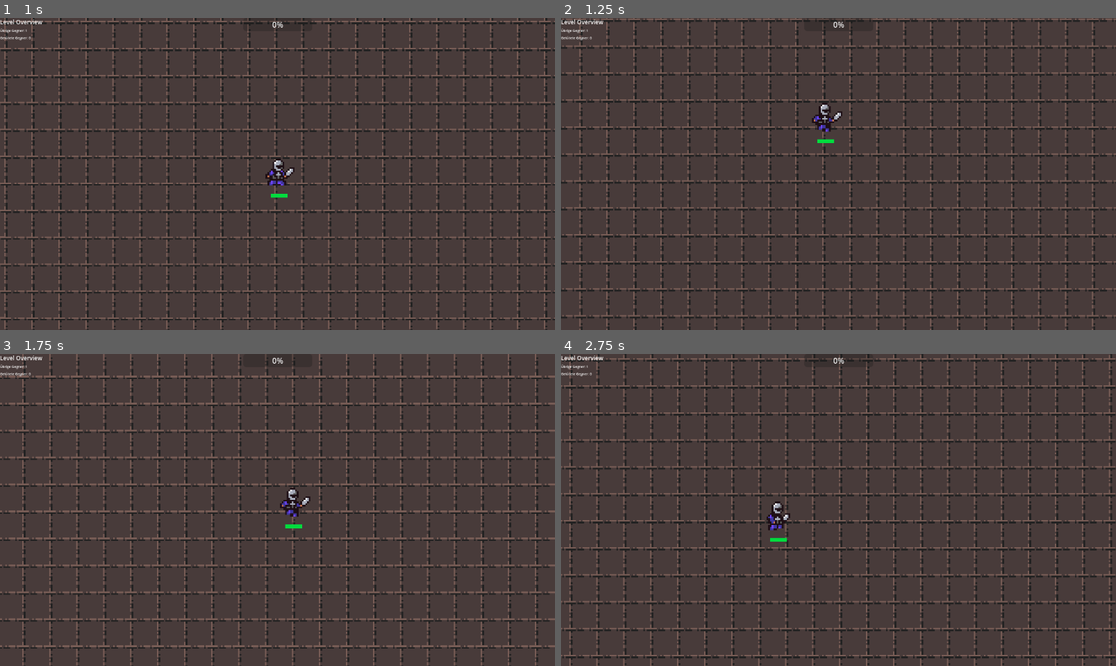
Above: before the commit, frames 1-4 (two rows, left to right).
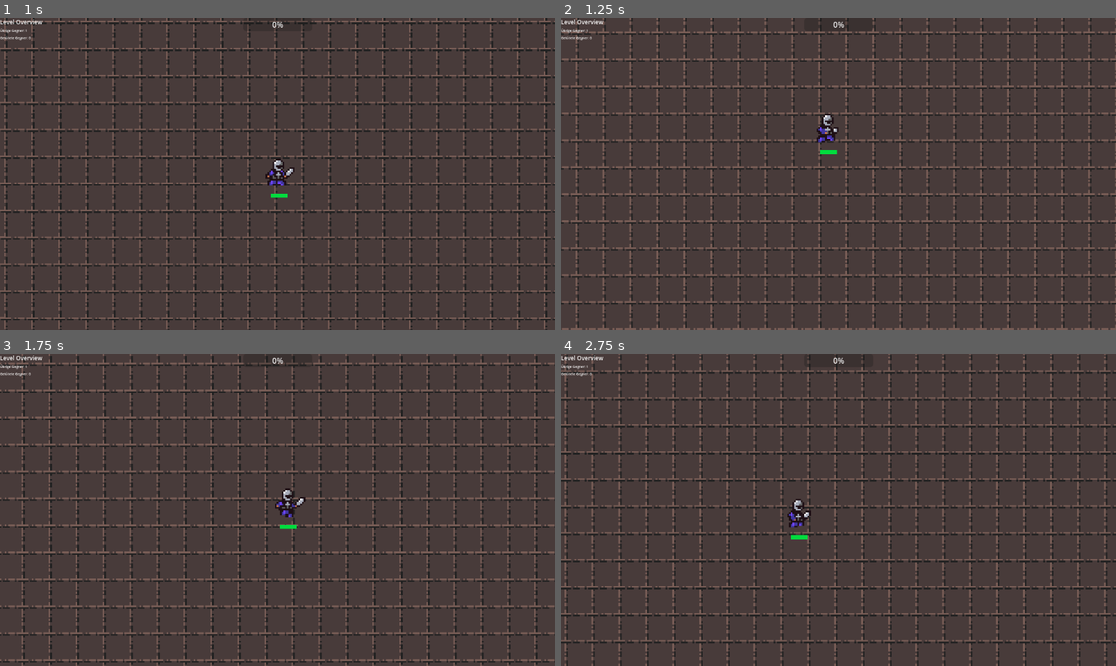
Above: after the commit, the same moments.

Repository: Lukas74m/gae_ca2
Game: Godot game, scene res://scenes/mainMenu/Main_Menu.tscn
Same seed, same stepped clock (60 frames per second), same inputs: the game is played once before the commit and once after it.
Inputs (mouse positions are in pixels of both pictures, inside the frame that each line leads up to):
- Up to frame 1 (1 s): click "Spielen" at 0.5 s
- Up to frame 2 (1.25 s): no input
- Up to frame 3 (1.75 s): move the mouse to (399, 494) at 1.27 s; hold Q (attack) from 1.28 s (still down)
- Up to frame 4 (2.75 s): move the mouse to (727, 525) at 2.02 s; release Q (attack) at 2.03 s; tap Q (attack) at 2.1 s

Frame 1 is identical in both runs. In frame 2, 27% of the frame differs, in the area x 0-100%, y 0-100%; in frame 3, 21%; in frame 4, 29%.

Commit message:
Boss can do longrange attacks
Charging for melee attack is missing

Diff:
--- a/gae-ca2/resources/enemies/boss.tres
+++ b/gae-ca2/resources/enemies/boss.tres
@@ -14,7 +14,7 @@
 projectile_scene_path = ""
 name = "Orc"
 max_health = 300
-movement_speed = 2.0
+movement_speed = 10.0
 attack_range = 50.0
 attack_damage = 25.0
 attack_cooldown = 1.5
--- a/gae-ca2/scenes/enemies/bosses/BossBase.tscn
+++ b/gae-ca2/scenes/enemies/bosses/BossBase.tscn
@@ -14,11 +14,12 @@
 projectile_scene = ExtResource("3_xvspy")
 ranged_attack_range = 200.0
 ranged_attack_damage = 15.0
-ranged_attack_cooldown = 2.0
+ranged_attack_cooldown = 5.0
 projectile_speed = 300.0
 melee_attack_range = 50.0
 melee_attack_damage = 25.0
-melee_attack_cooldown = 1.5
+melee_attack_cooldown = 5.0
+melee_charge_cooldown = 1.0
 
 [node name="Sprite2D" parent="." index="1"]
 scale = Vector2(1, 1.23)
--- a/gae-ca2/scenes/game/Game.tscn
+++ b/gae-ca2/scenes/game/Game.tscn
@@ -400,7 +400,6 @@
 [node name="ProgressManger" parent="." instance=ExtResource("5_lyhax")]
 
 [node name="Shop" parent="." instance=ExtResource("8_wnrko")]
-visible = false
 
 [node name="CanvasLayer" type="CanvasLayer" parent="."]
 layer = 0
--- a/gae-ca2/scenes/projectiles/boss_projectile.gd
+++ b/gae-ca2/scenes/projectiles/boss_projectile.gd
@@ -9,13 +9,14 @@
 @onready var sprite = $Sprite2D
 @onready var collision_shape = $CollisionShape2D
 
-func _ready():
+#func _ready():
+	#pass
 	# Connect collision signals
 	#body_entered.connect(_on_body_entered)
 	#area_entered.connect(_on_area_entered)
 
 	# Start lifetime timer
-	adjust_direction()
+	#adjust_direction()
 	#var timer = Timer.new()
 	#add_child(timer)
 	#timer.wait_time = lifetime
@@ -29,11 +30,28 @@
 	damage = proj_damage
 
 	# Rotate sprite to face movement direction
-	rotation = direction.angle()
+	#rotation = direction.angle()
 
-func _physics_process(delta):
-	# Move projectile
-	global_position += direction * speed * delta
+func ranged_attack(direction: Vector2, target_position: Vector2) -> void:
+	var player_start_pos = Global.player.global_position
+
+	var tween := create_tween()
+	tween.tween_property(self, "global_position", target_position, 0.5).set_trans(Tween.TRANS_LINEAR).set_ease(Tween.EASE_IN_OUT)
+	await tween.finished
+
+	# Nach Ankunft 1 Sekunde warten
+	#await get_tree().create_timer(0.1).timeout
+
+	# Spielerposition überprüfen und ggf. Schaden zufügen
+	if Global.player.global_position.distance_to(player_start_pos) <= 15:
+		Global.player.take_damage(damage)
+
+	queue_free()
+
+
+#func _physics_process(delta):
+	## Move projectile
+	#global_position += direction * speed * delta
 
 func _on_body_entered(body):
 	# Check if it hit the player
--- a/gae-ca2/scripts/components/playerStatsComponent/player_stats_component.gd
+++ b/gae-ca2/scripts/components/playerStatsComponent/player_stats_component.gd
@@ -7,8 +7,8 @@
 	"attack_range": 10,
 	#"attack_cooldown": 2, 				# Cooldown is based on animations
 	"dash_speed": 200,
-	"movement_speed": 300,
-	"max_health": 100,
+	"movement_speed": 200,
+	"max_health": 500,
 	"crit_rate": 0.2,
 	"crit_damage": 1.2
 }
--- a/gae-ca2/scripts/deathscreen/deathscreen.gd
+++ b/gae-ca2/scripts/deathscreen/deathscreen.gd
@@ -7,7 +7,8 @@
 	stats_display_instance.update_display({
 	"Überlebte Zeit ": Global.time_alive,
 	"Getötete Gegner ": Global.kills,
-	"Score ": Global.score
+	#"Überlebte level ": Global.ProgressManager.get_level(),
+	"Score ": Global.score,
 }, "Statistik")
 
 
--- a/gae-ca2/scripts/enemies/boss_base.gd
+++ b/gae-ca2/scripts/enemies/boss_base.gd
@@ -6,14 +6,16 @@
 @export var projectile_scene = preload("res://scenes/projectiles/BossProjectile.tscn")
 @export var ranged_attack_range: float = 200.0
 @export var ranged_attack_damage: float = 15.0
-@export var ranged_attack_cooldown: float = 2.0
+@export var ranged_attack_cooldown: float = 5.0
 @export var projectile_speed: float = 300.0
 @export var melee_attack_range: float = 50.0
 @export var melee_attack_damage: float = 25.0
-@export var melee_attack_cooldown: float = 1.5
+@export var melee_attack_cooldown: float = 5.0
+@export var melee_charge_cooldown: float = 1.0
 
-var ranged_cooldown_timer: float = 10.0
-var melee_cooldown_timer: float = 5.0
+var ranged_cooldown_timer: float
+var melee_cooldown_timer: float
+var melee_charge_timer: float
 var boss_current_state: BossState = BossState.WALK
 
 func _ready():
@@ -32,6 +34,8 @@
 		ranged_cooldown_timer -= delta
 	if melee_cooldown_timer > 0.0:
 		melee_cooldown_timer -= delta
+	if melee_charge_timer > 0.0:
+		melee_charge_timer -= delta
 
 	if Global.player == null:
 		push_error("Global.player is null")
@@ -45,9 +49,9 @@
 		BossState.WALK:
 			boss_movement_logic(delta, distance_to_player)
 		BossState.RANGED_ATTACK:
-			perform_ranged_attack(delta, distance_to_player)
+			await perform_ranged_attack(delta, distance_to_player)
 		BossState.MELEE_ATTACK:
-			perform_melee_attack(delta, distance_to_player)
+			await perform_melee_attack(delta, distance_to_player)
 		BossState.DEAD:
 			velocity = Vector2.ZERO
 
@@ -73,6 +77,7 @@
 	velocity = Vector2.ZERO
 
 	# Aim and throw projectile at player
+	printerr("Range attack ", Global.time_alive)
 	throw_projectile_at_player()
 
 	# Set cooldown and return to walking
@@ -81,7 +86,9 @@
 
 func perform_melee_attack(delta: float, distance_to_player: float):
 	velocity = Vector2.ZERO
-
+	# Animation gestartet, warten ob player in range bleibt
+	printerr("Starte animation und gebe Chance zum ausweichen")
+	#melee_charge_timer = melee_charge_cooldown
 	# Perform melee attack
 	if distance_to_player <= melee_attack_range:
 		deal_melee_damage()
@@ -100,32 +107,36 @@
 	projectile.global_position = global_position
 
 	# Calculate direction to player with some prediction
-	#var target_position = predict_player_position()
-	#var direction = (target_position - global_position).normalized()
+	var target_position = predict_player_position()
+	#var target_position = Global.player.global_position
+	##var distance_to_player = (target_position - global_position)
+	var direction = (target_position - global_position).normalized()
 
 	# Set projectile properties
-	#if projectile.has_method("initialize"):
-		#projectile.initialize(direction, projectile_speed, ranged_attack_damage)
+	if projectile.has_method("initialize"):
+		projectile.initialize(direction, projectile_speed, ranged_attack_damage)
+	projectile.ranged_attack(direction, target_position)
 
-	print("Boss threw projectile at player")
+	#print("Boss threw projectile at player")
 
-#func predict_player_position() -> Vector2:
-
-	## Simple prediction: aim slightly ahead of player based on their velocity
-	#var player_velocity = Vector2.ZERO
-	#if Global.player.has_method("get_velocity"):
-		#player_velocity = Global.player.get_velocity()
+func predict_player_position() -> Vector2:
+	# Simple prediction: aim slightly ahead of player based on their velocity
+	var player_velocity = Vector2.ZERO
+	if Global.player.has_method("get_velocity"):
+		player_velocity = Global.player.get_velocity()
+	else:
+		printerr("No player_velocity")
 	#elif Global.player.has_property("velocity"):
 		#player_velocity = Global.player.velocity
-	#
-	## Predict where player will be in 0.5 seconds
-	#var prediction_time = 0.5
-	#return Global.player.global_position + (player_velocity * prediction_time)
+
+	# Predict where player will be in 0.5 seconds
+	var prediction_time = 0.5
+	return Global.player.global_position + (player_velocity * prediction_time)
 
 func deal_melee_damage():
+	printerr("Melle attack ", Global.time_alive)
 	if Global.player.has_method("take_damage"):
 		Global.player.take_damage(melee_attack_damage)
-		print("Boss dealt ", melee_attack_damage, " melee damage to player")
 
 func change_boss_state(new_state: BossState):
 	if boss_current_state == new_state:
@@ -135,9 +146,10 @@
 
 	match new_state:
 		BossState.RANGED_ATTACK:
-			print("Boss entering ranged attack state")
+			pass
+			#print("Boss entering ranged attack state")
 		BossState.MELEE_ATTACK:
-			print("Boss entering melee attack state")
+			#print("Boss entering melee attack state")
 
 			attack()
 		BossState.DEAD:
--- a/gae-ca2/scripts/enemies/enemy_base.gd
+++ b/gae-ca2/scripts/enemies/enemy_base.gd
@@ -84,6 +84,7 @@
 	health.update_health(-amount)
 
 func die():
+	Global.kills += 1
 	Global.ProgressManager.update_level_progress()
 	queue_free()
 
--- a/gae-ca2/scripts/manager/progress_manger.gd
+++ b/gae-ca2/scripts/manager/progress_manger.gd
@@ -69,3 +69,6 @@
 
 func get_current_level_kill_amount():
 	return current_level_kill_amount
+
+func get_level():
+	return current_level_dict["current_level"]
